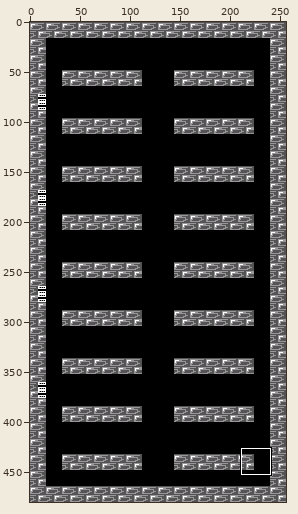
Two states of a sprite sheet, resources/Background/LevelOutfacingShelves/LevelOutfacingShelves.png. The picture above shows the old version from afar; the outline marks the close-up.
Close-up. Before the edit:
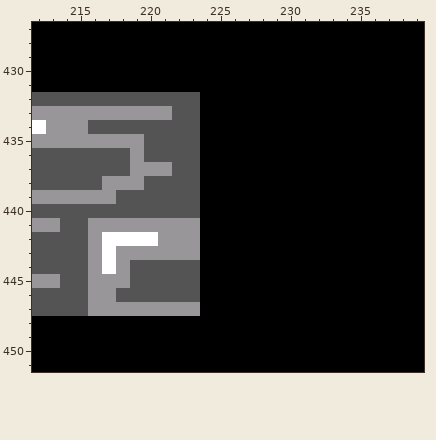
The file is 256x480 pixels. Shown: x 212..239, y 427..451. The commit also changed other parts of the picture, which this record leaves out.
And afterwards:
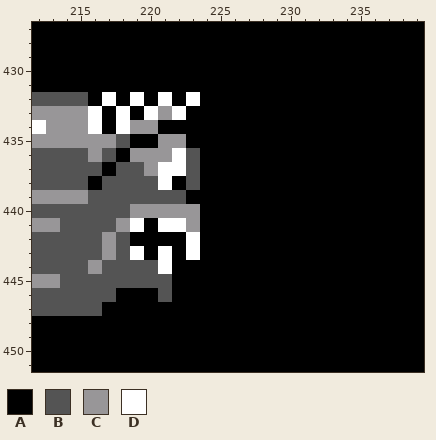
Palette (. is transparent): A #000000  B #545454  C #989698  D #ffffff
Edits made:
y 432: x 216..223 BBBBBBBB -> ADADADAD
y 433: x 216..220 CCCCC -> DADAD; x 222..223 BB -> DA
y 434: x 216..223 BBBBBBBB -> DADCCAAA
y 435: x 218..223 CCBBBB -> BAACCA
y 436: x 216 B -> C; x 218 B -> A; x 220..222 BBB -> CCD
y 437: x 217 B -> A; x 219 C -> B; x 221..222 CB -> DD
y 438: x 216..219 BCCC -> ABBB; x 221..222 BB -> DA
y 439: x 216..217 CC -> BB; x 223 B -> A
y 440: x 219..223 BBBBB -> CCCCC
y 441: x 216..217 CC -> BB; x 219..222 CCCC -> DADD
y 442: x 216..223 CDDDDCCC -> BCBAAAAD
y 443: x 216..223 CDCCCCCC -> BCBDADAD
y 444: x 217..218 DC -> BB; x 221..223 BBB -> DAA
y 445: x 216..218 CCC -> BBB; x 222..223 BB -> AA
y 446: x 216..220 CCBBB -> BBAAA; x 222..223 BB -> AA
y 447: x 216..223 CCCCCCCC -> BAAAAAAA
Where, in picture pixels (left, top, right, bottom), the same in both close-ups:
changed: (88, 92, 200, 316)
